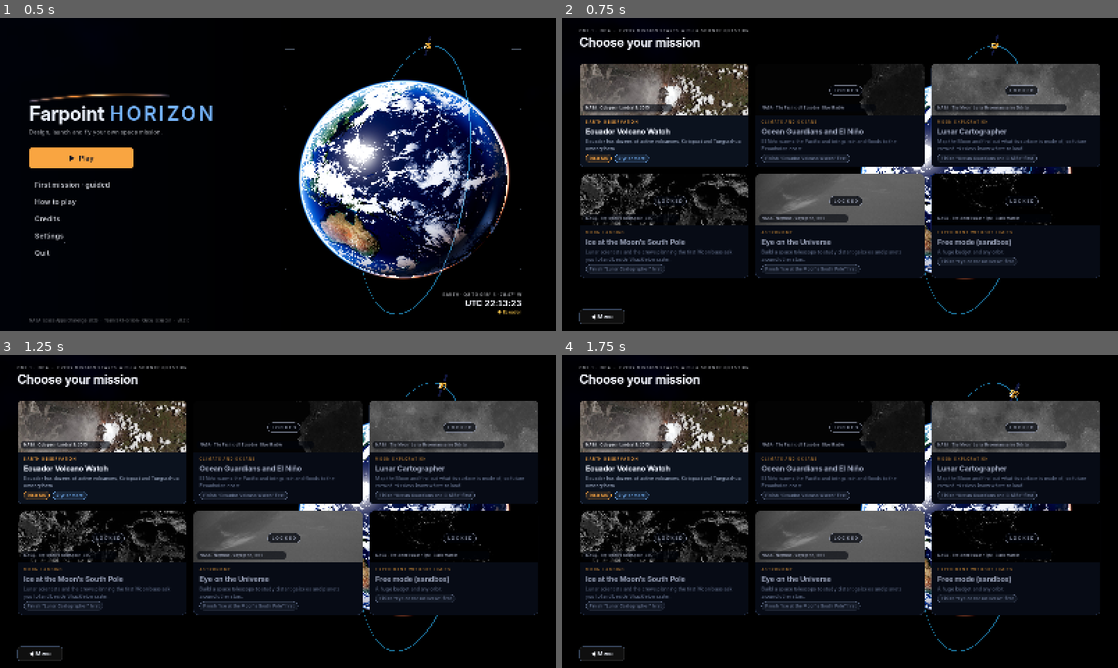
Above: before the commit, frames 1-4 (two rows, left to right).
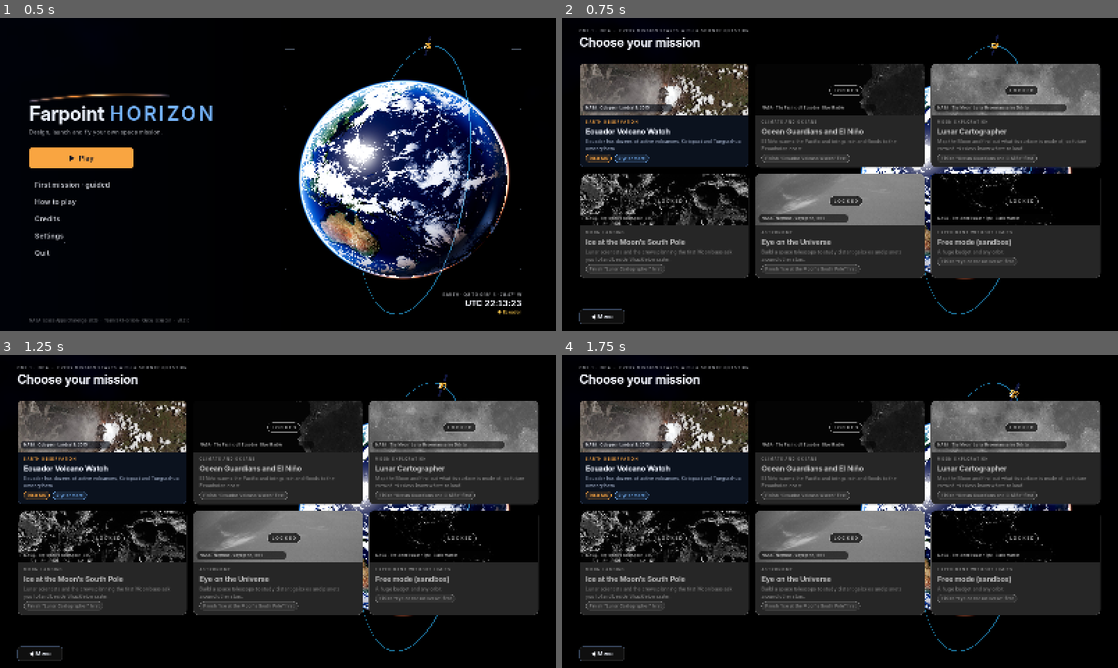
Above: after the commit, the same moments.

Repository: alexanderkholodov1/farpoint-horizon
Game: Godot game, scene res://scenes/main.tscn
Two runs of this game, one before a commit and one after it. Both use one fixed random seed, a clock stepped at 60 frames per second and the inputs below.
Inputs (mouse positions are in pixels of both pictures, inside the frame that each line leads up to):
- Up to frame 1 (0.5 s): no input
- Up to frame 2 (0.75 s): click "▶ Play" at 0.5 s
- Up to frame 3 (1.25 s): no input
- Up to frame 4 (1.75 s): tap Enter at 1.25 s; move the mouse to (962, 495) at 1.27 s; hold Right from 1.28 s (still down); hold Shift from 1.28 s (still down); click (962, 495) at 1.42 s; tap Space at 1.52 s

Frame 1 is identical in both runs. In frame 2, 34% of the frame differs, in the area x 3-97%, y 14-84%; in frame 3, 34%; in frame 4, 34%.

Commit message:
After a play session: a mission board row not chosen yet is grey, not red, and says what it uses against what it has; locked missions literally grey; the menu globe keeps its poles out of view; the coach's frames stay inside their list; the trip says what to do now and has a small map, and shows the Moon orbit before the landing; stars only on the first mission; the stress gauge back; no sound button in flight (issues #12, #36)

Diff:
--- a/i18n/design_guide.csv
+++ b/i18n/design_guide.csv
@@ -59,3 +59,24 @@
 %d to fix,%d por arreglar
 Ready to fly,Lista para volar
 %d warning(s),%d advertencia(s)
+costs %s · you have %s,cuesta %s · tienes %s
+weighs %s · limit %s,pesa %s · límite %s
+uses %s · makes %s,usa %s · genera %s
+needs %d Wh · holds %d Wh,necesita %d Wh · guarda %d Wh
+makes %s · sends %s a day,genera %s · envía %s al día
+needs %d m/s · has %d m/s,necesita %d m/s · tiene %d m/s
+%d points · goal %d,%d puntos · meta %d
+not chosen yet,aún sin elegir
+You have not chosen this yet: it comes in a later step.,Todavía no lo has elegido: viene en un paso posterior.
+Wait: mission control is planning your departure,Espera: el control de misión planea tu salida
+Press SPACE (or Ready) to take this plan,Pulsa ESPACIO (o Listo) para aceptar este plan
+Press SPACE at zero to light the engine,Pulsa ESPACIO en cero para encender el motor
+Wait: time runs by itself to the burn,Espera: el tiempo corre solo hasta el encendido
+Press SPACE to cut the engine when the bar reaches the mark,Pulsa ESPACIO para apagar el motor cuando la barra llegue a la marca
+Press SPACE to correct your path,Pulsa ESPACIO para corregir tu trayectoria
+Nothing to do: you coast toward the Moon and time runs by itself,Nada que hacer: viajas hacia la Luna y el tiempo corre solo
+Braking: the engine stops by itself,Frenando: el motor se apaga solo
+Press SPACE at zero to brake and stay at the Moon,Pulsa ESPACIO en cero para frenar y quedarte en la Luna
+You are in orbit around the Moon: the landing comes next,Estás en órbita alrededor de la Luna: sigue el alunizaje
+Press SPACE to try the departure again,Pulsa ESPACIO para intentar la salida otra vez
+Map · M for the big one,Mapa · M para el grande
--- a/scripts/flight/flight_hud.gd
+++ b/scripts/flight/flight_hud.gd
@@ -140,13 +140,6 @@
 	add_child(tr_panel)
 	var tr_box := Kit.hbox(8)
 	tr_panel.add_child(tr_box)
-	var snd := Kit.btn(_sound_text(), func(): pass, Kit.T_BODY, 128)
-	snd.focus_mode = Control.FOCUS_NONE
-	snd.custom_minimum_size.y = Kit.BTN_H
-	snd.pressed.connect(func():
-		Sound.set_muted(not Sound.is_muted())
-		snd.text = _sound_text())
-	tr_box.add_child(snd)
 	var skip := Kit.btn(TranslationServer.translate("Skip ▶▶"), func(): skip_pressed.emit(), Kit.T_BODY, 128)
 	skip.focus_mode = Control.FOCUS_NONE
 	skip.custom_minimum_size.y = Kit.BTN_H
@@ -255,6 +248,7 @@
 	if _cap_why != "":
 		t += " · " + _cap_why
 	warp_note.text = t
+	warp_note.visible = warp > 1.0 or auto_note != "" or _cap_why != ""   # "real time" alone says nothing new
 
 
 ## 100000 as "100,000".
--- a/scripts/screens/design.gd
+++ b/scripts/screens/design.gd
@@ -12,6 +12,7 @@
 const RocketDesign := preload("res://scripts/craft/rocket_design.gd")
 const Bots := preload("res://scripts/crew/bots.gd")
 const PartIcon := preload("res://scripts/ui/part_icon.gd")
+const Progress := preload("res://scripts/progress.gd")
 
 const STAGES := ["Orbit", "Craft", "Power", "Systems", "Rocket", "Launch"]
 ## The questions in order: [id, the GameData.STEPS id it belongs to, stage, the question, what it is about].
@@ -237,9 +238,16 @@
 
 ## The mark of an option that is enough or not; `best` is the cheapest one that is enough.
 func _fit(ok: bool, best: bool, short_word: String) -> Array:
+	if not _guided():   # past the first mission the choice is the player's: only what falls short is said
+		return ["", Kit.C_DIM] if ok else [short_word, Kit.C_WARN]
 	if best:
 		return ["★ " + tr("Best fit"), Kit.C_OK]
 	return [tr("Enough"), Kit.C_DIM] if ok else [short_word, Kit.C_WARN]
+
+
+## The first mission (and the guided one) point at the best fit; from the second on the player decides alone.
+func _guided() -> bool:
+	return mission.scenario == Progress.ORDER[0] or main.has_node("Coach")
 
 
 ## The id of the cheapest option of `table` for which enough.call(entry) is true ("" if none); cost by `cost_key`.
@@ -269,7 +277,7 @@
 					mission.orbit = o
 					world.stage_design()
 					on_change(false, true), OO.desc + "\n" + tr("Shadow %s per lap · Contact %s per day · Δv to get there %d m/s") % [Kit.mins(OO.eclipse_min), Kit.mins(OO.contact_min), int(OO.insert_dv)],
-					"★ " + tr("Best fit") if m >= top else "", Kit.C_OK))
+					"★ " + tr("Best fit") if m >= top and _guided() else "", Kit.C_OK))
 		"bus":
 			for b in GameData.BUSES:
 				var B: Dictionary = GameData.BUSES[b]
@@ -453,17 +461,17 @@
 func _fill_board(r: Dictionary) -> void:
 	var S: Dictionary = GameData.SCENARIOS[mission.scenario]
 	board.add_child(Kit.caps(tr("Mission board")))
-	_row(tr("Budget"), tr("%s of %s") % [Kit.money(r.cost_total), Kit.money(r.budget)], r.cost_total / r.budget, 0.9,
+	_row(tr("Budget"), tr("costs %s · you have %s") % [Kit.money(r.cost_total), Kit.money(r.budget)], r.cost_total / r.budget, 0.9,
 		tr("Covers building, launch (%s) and operations for %d years (%s).") % [Kit.money(r.cost.launch), mission.years, Kit.money(r.cost.ops)] + " " + (tr("Reserve %s") % Kit.pct(r.reserve) if r.reserve >= 0.0 else tr("Over budget!")))
-	_row(tr("Mass"), tr("%s of %s") % [Kit.kg(r.mass_total), Kit.kg(r.mass_limit)], r.mass_total / max(0.001, r.mass_limit), 0.9,
+	_row(tr("Mass"), tr("weighs %s · limit %s") % [Kit.kg(r.mass_total), Kit.kg(r.mass_limit)], r.mass_total / max(0.001, r.mass_limit), 0.9,
 		tr("Limit") + " · " + tr("platform %s · rocket %s") % [Kit.kg(r.mass_bus_max), Kit.kg(r.launch_cap) if r.launch_cap > …(195 unchanged characters)…
-	_row(tr("Power"), tr("%s of %s") % [Kit.watts(r.power_load), Kit.watts(r.power_gen)], r.power_load / max(0.001, r.power_gen), 0.87,
-		tr("Draw against the panels' average generation (counting shadow).") + " " + tr("Margin %s") % Kit.pct(r.power_margin))
-	_row(tr("Battery"), tr("%.0f of %.0f Wh") % [r.battery_need, r.battery_wh], r.battery_need / max(0.001, r.battery_wh), 0.85, tr("Energy needed to cross the shadow."))
-	_row(tr("Data"), tr("%s of %s per day") % [Kit.gb(r.data_gen), Kit.gb(r.data_down)], r.data_gen / max(0.0001, r.data_down), 0.9, tr("Data made against what the antenna can send down."))
-	_row(tr("Fuel"), tr("%d of %d m/s") % [int(r.dv_need), int(r.dv_have)], r.dv_need / max(0.001, r.dv_have) if r.dv_have > 0.0 else (0.0 if r.dv_need <= 0.0 else 2.0), 0.9, tr("Change of speed needed to get there and hold the orbit."))
+	_row(tr("Power"), tr("uses %s · makes %s") % [Kit.watts(r.power_load), Kit.watts(r.power_gen)], r.power_load / max(0.001, r.power_gen), 0.87,
+		tr("Draw against the panels' average generation (counting shadow).") + " " + tr("Margin %s") % Kit.pct(r.power_margin), false, 3)
+	_row(tr("Battery"), tr("needs %d Wh · holds %d Wh") % [int(r.battery_need), int(r.battery_wh)], r.battery_need / max(0.001, r.battery_wh), 0.85, tr("Energy needed to cross the shadow."), false, 4)
+	_row(tr("Data"), tr("makes %s · sends %s a day") % [Kit.gb(r.data_gen), Kit.gb(r.data_down)], r.data_gen / max(0.0001, r.data_down), 0.9, tr("Data made against what the antenna can send down."), false, 5)
+	_row(tr("Fuel"), tr("needs %d m/s · has %d m/s") % [int(r.dv_need), int(r.dv_have)], r.dv_need / max(0.001, r.dv_have) if r.dv_have > 0.0 else (0.0 if r.dv_need <= 0.0 else 2.0), 0.9, tr("Change of speed needed to get there and hold the orbit."), false, 7)
 	var sf: float = r.expected_science / S.science_target
-	_row(tr("Science"), tr("%d of %d pts") % [int(r.expected_science), int(S.science_target)], sf, 0.0, tr("An estimate with no surprises."), true)
+	_row(tr("Science"), tr("%d points · goal %d") % [int(r.expected_science), int(S.science_target)], sf, 0.0, tr("An estimate with no surprises."), true, 2)
 	var nf := 0
 	var nw := 0
 	for c in r.checks:
@@ -481,8 +489,10 @@
 		facts.add_child(Kit.chip("✓ " + tr("Ready to fly"), Kit.C_OK))
 
 
-## One answer of the board. frac = use / what there is; above 1 is red, above warn amber; more_is_better flips it.
-func _row(label: String, value: String, frac: float, warn: float, explain: String, more_is_better := false) -> void:
+## One answer of the board. frac = use / what there is; above 1 is red (too much: it cannot fly like this), above
+## warn amber; more_is_better flips it. A row whose question (index from_q in QUESTIONS) has not been reached yet, or
+## that nothing provides yet, is grey: not chosen, which is not a fault.
+func _row(label: String, value: String, frac: float, warn: float, explain: String, more_is_better := false, from_q := -1) -> void:
 	var state := 1
 	if more_is_better:
 		state = 1 if frac >= 0.8 else (0 if frac >= 0.4 else -1)
@@ -490,20 +500,30 @@
 		state = -1
 	elif frac > warn:
 		state = 0
+	var pending: bool = (from_q >= 0 and _reached < from_q) or (not more_is_better and frac >= 1.99) or (more_is_better and frac <= 0.0)
 	var col: Color = Kit.C_OK if state > 0 else (Kit.C_WARN if state == 0 else Kit.C_BAD)
 	var why := explain
-	if state < 0 and not more_is_better:
-		why = (tr("Nothing provides this yet: add the part that does") if frac >= 1.99 else tr("Too much: %s over what you have") % Kit.pct(frac - 1.0)) + ". " + explain
+	if pending:
+		col = Kit.C_DIM
+		value = tr("not chosen yet")
+		why = tr("You have not chosen this yet: it comes in a later step.") + " " + explain
+	elif state < 0 and not more_is_better:
+		why = tr("Too much: %s over what you have") % Kit.pct(frac - 1.0) + ". " + explain
+	var flagged: bool = state <= 0 and not pending
 	var pc := PanelContainer.new()
 	pc.mouse_filter = Control.MOUSE_FILTER_STOP
-	pc.add_theme_stylebox_override("panel", Kit.flat(Kit.C_CARD if state >= 0 else Color(col, 0.1), Color(col, 0.45 if state <= 0 else 0.0), 8, 1, 10, 5))
+	pc.add_theme_stylebox_override("panel", Kit.flat(Color(col, 0.1) if state < 0 and not pending else Kit.C_CARD, Color(col, 0.45 if flagged else 0.0), 8, 1, 10, 5))
+	var v := Kit.vbox(0)
+	v.mouse_filter = Control.MOUSE_FILTER_IGNORE
+	pc.add_child(v)
 	var h := Kit.hbox(8)
 	h.mouse_filter = Control.MOUSE_FILTER_IGNORE
-	pc.add_child(h)
-	h.add_child(Kit.lbl("✓" if state > 0 else ("!" if state == 0 else "✗"), Kit.T_LEAD, col, Kit.FONT_T))
-	var n := Kit.lbl(label, Kit.T_BODY, Kit.C_TEXT, Kit.FONT_B)
-	n.size_flags_horizontal = Control.SIZE_EXPAND_FILL
-	h.add_child(n)
-	h.add_child(Kit.lbl(value, Kit.T_SMALL, col if state <= 0 else Kit.C_DIM))
+	v.add_child(h)
+	h.add_child(Kit.lbl("○" if pending else ("✓" if state > 0 else ("!" if state == 0 else "✗")), Kit.T_LEAD, col, Kit.FONT_T))
+	h.add_child(Kit.lbl(label, Kit.T_BODY, Kit.C_DIM if pending else Kit.C_TEXT, Kit.FONT_B))
+	var val := Kit.lbl(value, Kit.T_SMALL, col if flagged else Kit.C_DIM)
+	val.size_flags_horizontal = Control.SIZE_EXPAND_FILL
+	val.horizontal_alignment = HORIZONTAL_ALIGNMENT_RIGHT
+	h.add_child(val)
 	pc.mouse_entered.connect(func(): _say(label, why))
 	board.add_child(pc)
--- a/scripts/screens/flight.gd
+++ b/scripts/screens/flight.gd
@@ -68,6 +68,8 @@
 var auto_fly := false                  ## This try is flown by the flight computer (after Skip on a missed Moon).
 var missed_ms := 0
 var steps_row: HBoxContainer
+var now_lbl: Label
+var minimap: MiniMap
 var steps_shown := ""
 var plan_ok := false                   ## The pilot said the plan is good (or let it be for a while): time runs to the burn.
 var plan_shown_ms := 0
@@ -275,6 +277,8 @@
 	hud.warp_picked.connect(_on_warp_picked)
 	hud.set_autopilot(GameState.pilot_bot or auto_fly)
 	_build_steps()
+	_build_now()
+	_build_minimap()
 	_build_plan_panel()
 	hud.hint(tr("You are in orbit around the Earth. Mission control is working out when to leave so that you meet the Moon where it will be in three or four days."))
 
@@ -302,6 +306,56 @@
 	for i in STEPS_TEXT.size():
 		var col: Color = Kit.C_GOLD if i == at else (Kit.C_OK if i < at else Color(Kit.C_ON_DARK, 0.55))
 		steps_row.add_child(Kit.chip(("✓ " if i < at else "%d  " % (i + 1)) + tr(STEPS_TEXT[i]), col))
+
+
+## What to do right now, in one line under the steps: the player is never left guessing.
+func _build_now() -> void:
+	var p := Kit.panel_box(8)
+	p.add_theme_stylebox_override("panel", Kit.flat(Kit.C_BG, Kit.C_GOLD, 10, 1, 14, 6))
+	Kit.place(p, 0.5, 0, 0.5, 0, 0, 64, 0, 64)
+	p.grow_horizontal = Control.GROW_DIRECTION_BOTH
+	p.mouse_filter = Control.MOUSE_FILTER_IGNORE
+	hud.add_child(p)
+	now_lbl = Kit.lbl("", Kit.T_LEAD, Kit.C_GOLD, Kit.FONT_B)
+	p.add_child(now_lbl)
+
+
+func _now_text() -> String:
+	match phase:
+		"plan":
+			if plan.is_empty():
+				return tr("Wait: mission control is planning your departure")
+			if not plan_ok:
+				return tr("Press SPACE (or Ready) to take this plan")
+			return tr("Press SPACE at zero to light the engine") if hud.action.lit else tr("Wait: time runs by itself to the burn")
+		"burn":
+			return tr("Press SPACE to cut the engine when the bar reaches the mark")
+		"coast":
+			if correction_state == "offered":
+				return tr("Press SPACE to correct your path")
+			return tr("Nothing to do: you coast toward the Moon and time runs by itself")
+		"capture":
+			return tr("Braking: the engine stops by itself") if braking else tr("Press SPACE at zero to brake and stay at the Moon")
+		"lunar":
+			return tr("You are in orbit around the Moon: the landing comes next")
+		"missed":
+			return tr("Press SPACE to try the departure again")
+	return ""
+
+
+## A small map, always in view: the Earth, the Moon on its orbit, your craft and the path it will follow.
+func _build_minimap() -> void:
+	var p := Kit.panel_box(12)
+	Kit.place(p, 0, 1, 0, 1, Kit.MARGIN, -300, Kit.MARGIN + 272, -Kit.MARGIN)
+	p.mouse_filter = Control.MOUSE_FILTER_IGNORE
+	hud.add_child(p)
+	var v := Kit.vbox(4)
+	p.add_child(v)
+	v.add_child(Kit.caps(tr("Map · M for the big one")))
+	minimap = MiniMap.new()
+	minimap.screen = self
+	minimap.size_flags_vertical = Control.SIZE_EXPAND_FILL
+	v.add_child(minimap)
 
 
 ## The plan's own controls: move the burn earlier or later, make it bigger or smaller, or take mission control's plan.
@@ -738,6 +792,10 @@
 	GameState.flight_moment("lunar_orbit", GameState.flight.capture)
 	hud.cap_warp(1000.0)
 	hud.set_warp(100.0)
+	if view_auto:   # the map, close on the Moon: the player sees the orbit they are in before the landing
+		view = "map"
+		map_view = "moon"
+		zoom = 1.0
 	hud.message(tr("IN ORBIT AROUND THE MOON"), tr("%d × %d km over its surface. The lander gets ready to go down.") % [roundi(o.low / 1000.0), roundi(o.high / 1000.0)], Kit.C_OK, 0.0)
 	hud.hint(tr("Each lap around the Moon takes about two hours. Next: the landing at Shackleton's rim."))
 
@@ -745,7 +803,7 @@
 func _lunar_phase(delta: float) -> void:
 	m.advance(delta * hud.warp)
 	_refresh_pred(0.5)
-	if phase_t > 6.0 and not leaving:
+	if phase_t > 14.0 and not leaving:
 		leaving = true
 		GameState.flight["arrival_met_s"] = roundi(m.t - t_launch)
 		main.go_faded("landing", 1.0, 1.0)
@@ -976,6 +1034,8 @@
 func _readouts() -> void:
 	if steps_shown != phase:
 		_show_steps()
+	now_lbl.text = "▶  " + _now_text()
+	minimap.queue_redraw()
 	hud.clock.text = FlightHud.met_text(m.t - t_launch)
 	var dtd := Time.get_datetime_dict_from_unix_time(UNIX_DAY0 + int(m.t))
 	hud.value("utc", "%d-%02d-%02d %02d:%02d" % [dtd.year, dtd.month, dtd.day, dtd.hour, dtd.minute])
@@ -1104,3 +1164,48 @@
 	world.cam.position = cam_center + dir2 * cam_dist
 	world.cam.look_at(cam_center, Vector3.UP)
 	stars.position = world.cam.global_position
+
+
+## The small map of the trip (bottom left): drawn flat, seen from above the Earth's pole, at true scale. The Earth in
+## the middle, the Moon's orbit as a ring, the Moon, where the Moon will be when the craft arrives, the craft's path
+## ahead and the craft itself.
+class MiniMap:
+	extends Control
+	const K := preload("res://scripts/ui/kit.gd")
+	var screen
+	var _t := 0.0
+
+	func _init() -> void:
+		mouse_filter = Control.MOUSE_FILTER_IGNORE
+		custom_minimum_size = Vector2(240, 220)
+
+	func _process(delta: float) -> void:
+		_t += delta
+
+	func _draw() -> void:
+		if screen == null or screen.m == null:
+			return
+		var m = screen.m
+		var c := size * 0.5
+		var s: float = (minf(size.x, size.y) * 0.5 - 14.0) / 4.1e8   # pixels per metre: the Moon's orbit fits
+		var f := K.FONT_B
+		draw_arc(c, 3.84e8 * s, 0.0, TAU, 64, Color(K.C_ON_DARK, 0.18), 1.0, true)
+		var p: Dictionary = screen.shown if screen.phase == "plan" else screen.pred
+		if not p.is_empty() and p.points.size() > 1:
+			var line := PackedVector2Array()
+			var step := maxi(1, p.points.size() / 120)
+			for i in range(0, p.points.size(), step):
+				line.append(c + Vector2(p.points[i].x, -p.points[i].y) * s)
+			draw_polyline(line, K.C_ACCENT, 1.5, true)
+			var ma: Array = p.moon_at
+			draw_arc(c + Vector2(ma[0], -ma[1]) * s, 6.0, 0.0, TAU, 20, Color(K.C_ON_DARK, 0.6), 1.0, true)
+		draw_circle(c, 4.0, K.C_ACCENT)
+		draw_string(f, c + Vector2(7, 14), TranslationServer.translate("Earth"), HORIZONTAL_ALIGNMENT_LEFT, -1, 11, Color(K.C_ON_DARK, 0.7))
+		var mo: Array = m.moon(m.t)
+		var mp := c + Vector2(mo[0], -mo[1]) * s
+		draw_circle(mp, 3.5, Color(0.82, 0.82, 0.86))
+		draw_string(f, mp + Vector2(7, 4), TranslationServer.translate("Moon"), HORIZONTAL_ALIGNMENT_LEFT, -1, 11, Color(K.C_ON_DARK, 0.7))
+		var cp := c + Vector2(m.x, -m.y) * s
+		draw_circle(cp, 4.0 + 1.5 * sin(_t * 5.0), K.C_GOLD)
+		draw_arc(cp, 9.0, 0.0, TAU, 20, Color(K.C_GOLD, 0.5), 1.0, true)
+		draw_string(f, cp + Vector2(10, -6), TranslationServer.translate("You"), HORIZONTAL_ALIGNMENT_LEFT, -1, 11, K.C_GOLD)
--- a/scripts/screens/launch.gd
+++ b/scripts/screens/launch.gd
@@ -231,7 +231,6 @@
 	hud.gauge("orbit", op, "%d %%" % roundi(op * 100.0))
 	hud.gauge("fuel", model.fuel(), "%d %%" % roundi(model.fuel() * 100.0))
 	var sf: float = model.stress / Ascent.STRESS_BREAK
-	hud.show_gauge("stress", sf >= 0.3)   # shown when it matters
 	hud.gauge("stress", sf, tr("high") if sf >= 0.85 else (tr("rising") if sf >= 0.45 else tr("calm")))
 	hud.dial.pitch = model.pitch
 	hud.dial.marker = model.marker
--- a/scripts/screens/missions.gd
+++ b/scripts/screens/missions.gd
@@ -76,11 +76,9 @@
 		cap.set_anchors_and_offsets_preset(Control.PRESET_BOTTOM_LEFT, Control.PRESET_MODE_MINSIZE, 10)
 	# a mission that is not open yet: its picture in grey under a lock, and what opens it
 	var lock: String = Progress.locked_by(id, S)
+	var grey := false
 	if lock != "":
 		if pic:
-			var gm := ShaderMaterial.new()
-			gm.shader = GREY
-			pic.material = gm
 			var lp := PanelContainer.new()
 			lp.mouse_filter = Control.MOUSE_FILTER_IGNORE
 			lp.add_theme_stylebox_override("panel", Kit.flat(Color(0.0, 0.02, 0.06, 0.7), Color(Kit.C_ON_DARK, 0.35), 14, 1, 14, 6))
@@ -88,7 +86,9 @@
 			pic.add_child(lp)
 			lp.set_anchors_and_offsets_preset(Control.PRESET_CENTER, Control.PRESET_MODE_MINSIZE)
 		pc.mouse_default_cursor_shape = Control.CURSOR_ARROW
-		pc.modulate = Color(0.62, 0.64, 0.7)   # dimmed, never see-through
+		sb.bg_color = Color(0.2, 0.2, 0.2)   # a grey card, opaque
+		sb.border_color = Color(0.45, 0.45, 0.45)
+		grey = true
 	var pad := MarginContainer.new()
 	pad.mouse_filter = Control.MOUSE_FILTER_IGNORE
 	for side in ["left", "right"]:
@@ -112,6 +112,12 @@
 	t.add_child(chips)
 	if lock != "":
 		chips.add_child(Kit.chip(tr("Coming soon") if lock == "soon" else tr("Finish “%s” first") % GameData.SCENARIOS[lock].name, Kit.C_DIM))
+		if grey:   # the whole card in grey: the picture, the words, the chips
+			var gm := ShaderMaterial.new()
+			gm.shader = GREY
+			pc.material = gm
+			for c in pc.find_children("*", "CanvasItem", true, false):
+				(c as CanvasItem).use_parent_material = true
 		return pc
 	if Progress.is_done(id):
 		chips.add_child(Kit.chip("✓ " + tr("Done"), Kit.C_OK))
--- a/scripts/tutorial/coach.gd
+++ b/scripts/tutorial/coach.gd
@@ -36,6 +36,7 @@
 
 func _ready() -> void:
 	layer = 5
+	process_priority = 100   # after the screen has moved its lists this frame, so the frames never lag behind a scroll
 	var data: Dictionary = JSON.parse_string(FileAccess.get_file_as_string(TIPS_PATH))
 	for tip in data.get("tips", []):
 		tips[tip.ctx] = tip
@@ -168,8 +169,10 @@
 		if not is_instance_valid(c) or not c.is_visible_in_tree():
 			ring.visible = false
 			continue
-		ring.visible = true
 		var r := c.get_global_rect().grow(5)
+		var sc := _scroll_of(c)
+		# a frame is shown only while its option is whole inside its list: it never floats over the panel's edge
+		ring.visible = sc == null or sc.get_global_rect().grow(6).encloses(r)
 		ring.position = r.position
 		ring.size = r.size
 		ring.modulate.a = 0.75 + 0.25 * sin(t * 5.0)
--- a/scripts/world.gd
+++ b/scripts/world.gd
@@ -24,6 +24,7 @@
 var cam_auto := true
 var cam_auto_timer := 0.0
 var dragging := false
+var cam_pitch_max := 1.4    ## How far the drag may tilt the camera (the menu keeps the Earth's poles, where the map pinches, out of view).
 
 # ---- stage: what is shown now; clear_stage() replaces it
 var stage: Node3D
@@ -95,7 +96,7 @@
 			cam_dist_goal = min(300.0, cam_dist_goal * 1.1)
 	elif event is InputEventMouseMotion and dragging:
 		cam_yaw -= event.relative.x * 0.006
-		cam_pitch = clamp(cam_pitch + event.relative.y * 0.005, -1.4, 1.4)
+		cam_pitch = clamp(cam_pitch + event.relative.y * 0.005, -cam_pitch_max, cam_pitch_max)
 
 
 ## Points the camera's yaw from the sun's side, plus `extra` radians.
@@ -148,6 +149,7 @@
 	ship_label = null
 	ship_lost = false
 	cam.h_offset = 0.0
+	cam_pitch_max = 1.4
 	world_env.environment.sky = Space.make_space_sky()
 	world_env.environment.ambient_light_energy = 0.35
 	world_env.environment.fog_enabled = false
@@ -176,6 +178,7 @@
 	# Earth sits right of the menu (an off-centre target made the planet swing across the screen when dragged)
 	cam_target = Vector3(0, 0.05, 0)
 	cam.h_offset = -1.25
+	cam_pitch_max = 0.5
 
 
 ## Puts the craft of mission m on a circular orbit (ring, craft, tr("YOUR CRAFT") label); _animate_world moves it.
--- a/shaders/ui_grey.gdshader
+++ b/shaders/ui_grey.gdshader
@@ -1,7 +1,8 @@
 shader_type canvas_item;
-// A picture in grey and dimmed: a mission that is not open yet (scripts/screens/missions.gd).
+// Whatever it draws, in grey: a mission that is not open yet (scripts/screens/missions.gd). The card and everything
+// in it use this material, so the picture, the words and the chips all lose their colour.
+uniform float dim : hint_range(0.0, 1.0) = 0.75;
 void fragment() {
-	vec4 c = texture(TEXTURE, UV);
-	float g = dot(c.rgb, vec3(0.299, 0.587, 0.114));
-	COLOR = vec4(vec3(g) * 0.55, c.a);
+	float g = dot(COLOR.rgb, vec3(0.299, 0.587, 0.114));
+	COLOR.rgb = vec3(g) * dim;
 }
